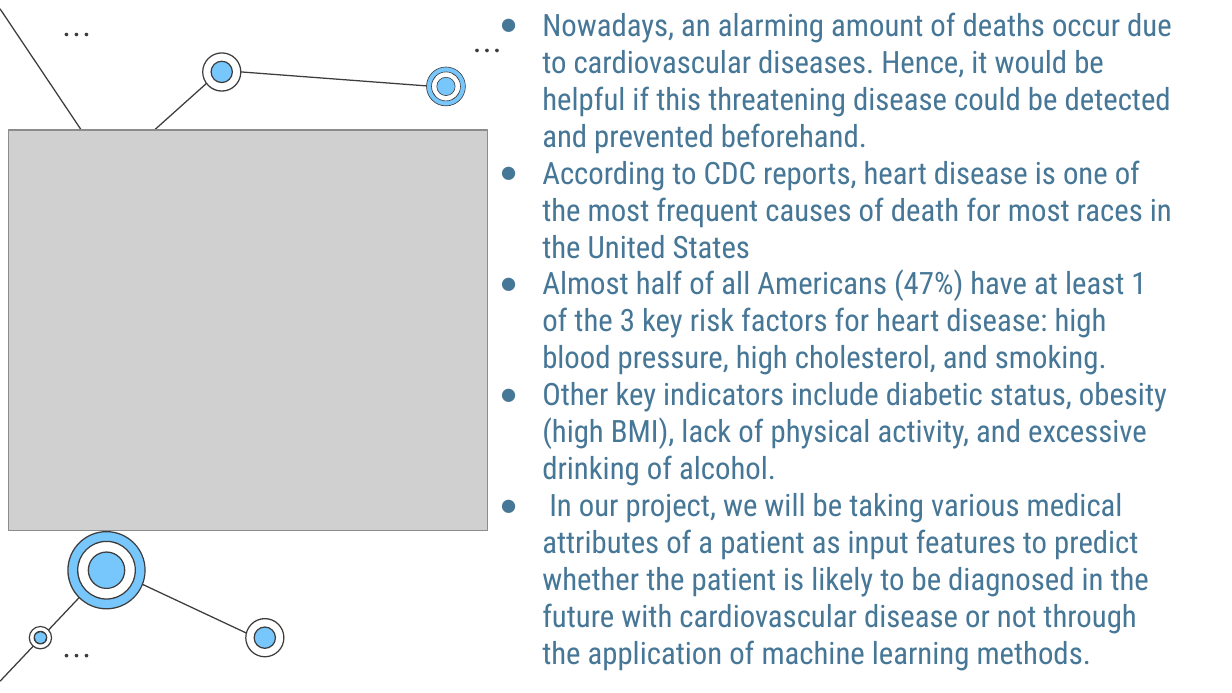
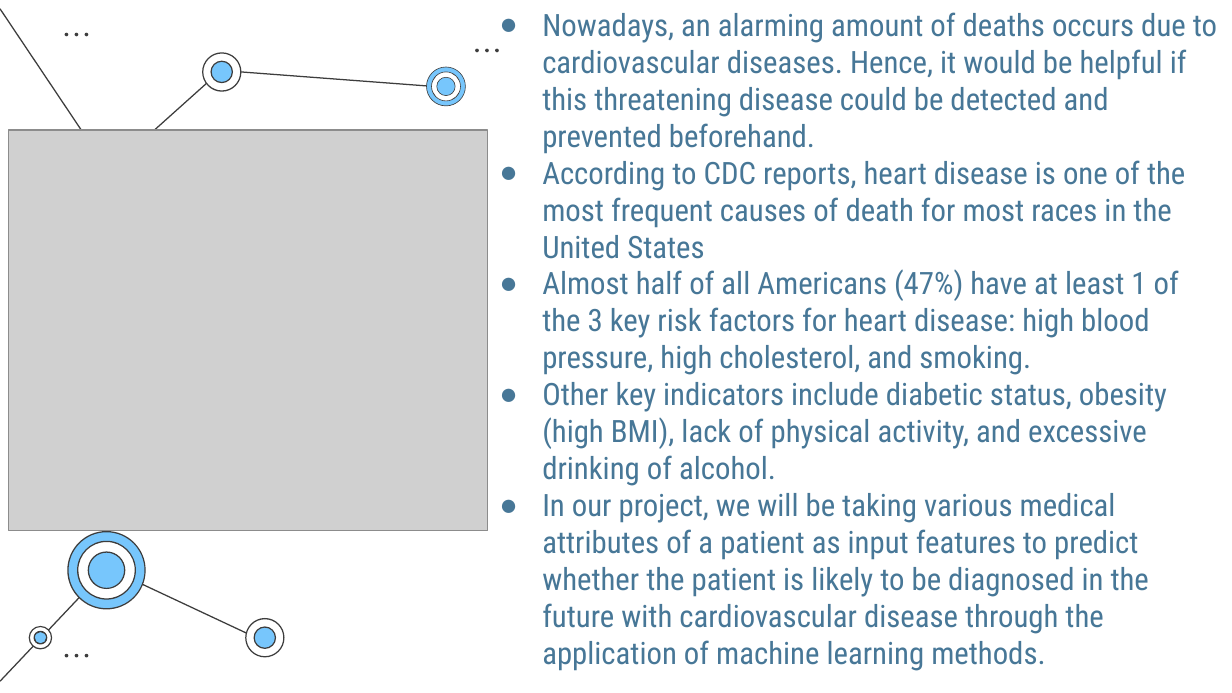
Before and after one commit to NAyeshaKhan/Heart-Disease-Prediction, a slide deck: slide 2 of Heart Disease Prediction System.pptx. Drawn at 1232x693 pixels with LibreOffice and Linux fonts; fonts in the diff are those of the drawing; grey boxes stand for pictures. Boxes give left, top, right and bottom in pixels: in the first picture for what was removed or moved away, otherwise in the second. Text is boxed around its words. In the diff, an @@ line names an element or a change of style, - is before the commit and + after.

```diff
--- a/Heart Disease Prediction System.pptx
+++ b/Heart Disease Prediction System.pptx
@@ text at (542,12,1217,154): text changed @@
-● Nowadays, an alarming amount of deaths occur due to cardiovascular diseases. Hence, it would be helpful if this threatening disease could be detected and prevented beforehand.
+● Nowadays, an alarming amount of deaths occurs due to cardiovascular diseases. Hence, it would be helpful if this threatening disease could be detected and prevented beforehand.
@@ text at (542,493,1149,671): text changed @@
-● In our project, we will be taking various medical attributes of a patient as input features to predict whether the patient is likely to be diagnosed in the future with cardiovascular disease or not through the application of machine learning methods.
+● In our project, we will be taking various medical attributes of a patient as input features to predict whether the patient is likely to be diagnosed in the future with cardiovascular disease through the application of machine learning methods.
```
Also in this commit, not shown: 10 other slides changed.
